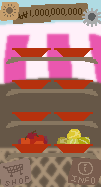
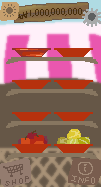
The second 101×187 image is a revision of the first. Changes to its layers:
added group "그룹 1" (1st of 2, in "uibtn") with 2 layers in group "uibtn" over [12, 2, 89, 57]
added layer "레이어 4" (2nd of 2, in "uibtn" › "그룹 1") (42%) in group "그룹 1" over [12, 2, 89, 57]
added layer "레이어 3" (1st of 6, in "uibtn" › "그룹 1") in group "그룹 1" over [13, 2, 89, 24]
hid "moneyinfo" over [13, 3, 88, 24]
added group "dish" with 3 layers in group "4" over [12, 48, 51, 57]
added layer "레이어 3" (5th of 6, in "dishgp" › "4" › "dish") in group "dish" over [12, 48, 51, 57]
added layer "레이어 5" in group "dish" over [12, 48, 51, 57]
added layer "레이어 2" (4th of 5, in "dishgp" › "4" › "dish") in group "dish" over [12, 48, 51, 57]
